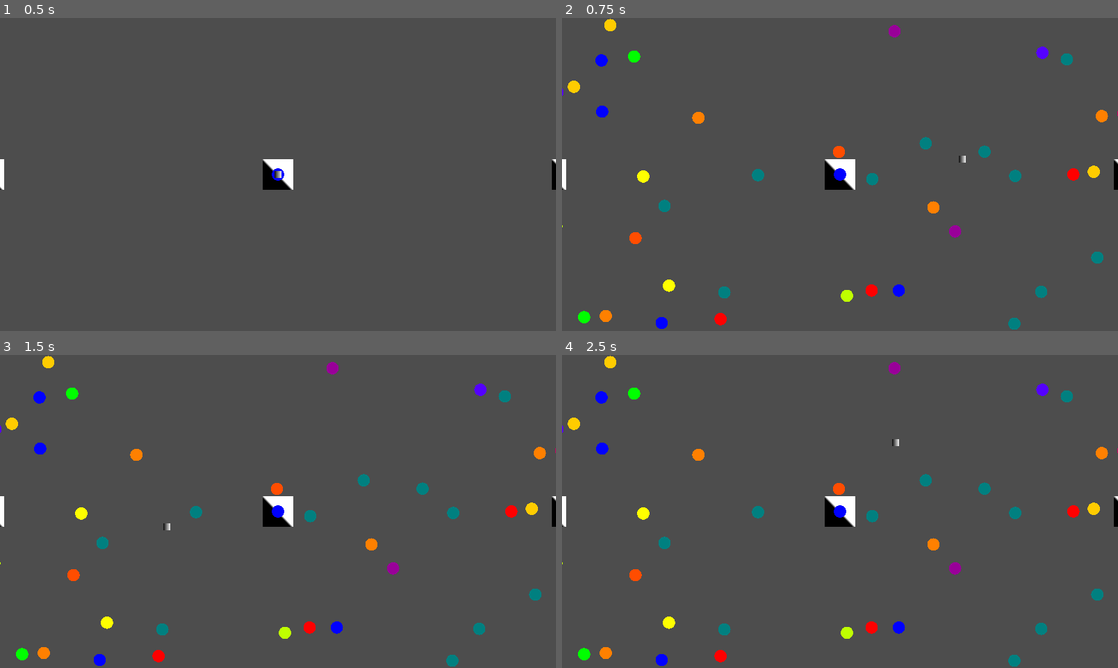
Above: before the commit, frames 1-4 (two rows, left to right).
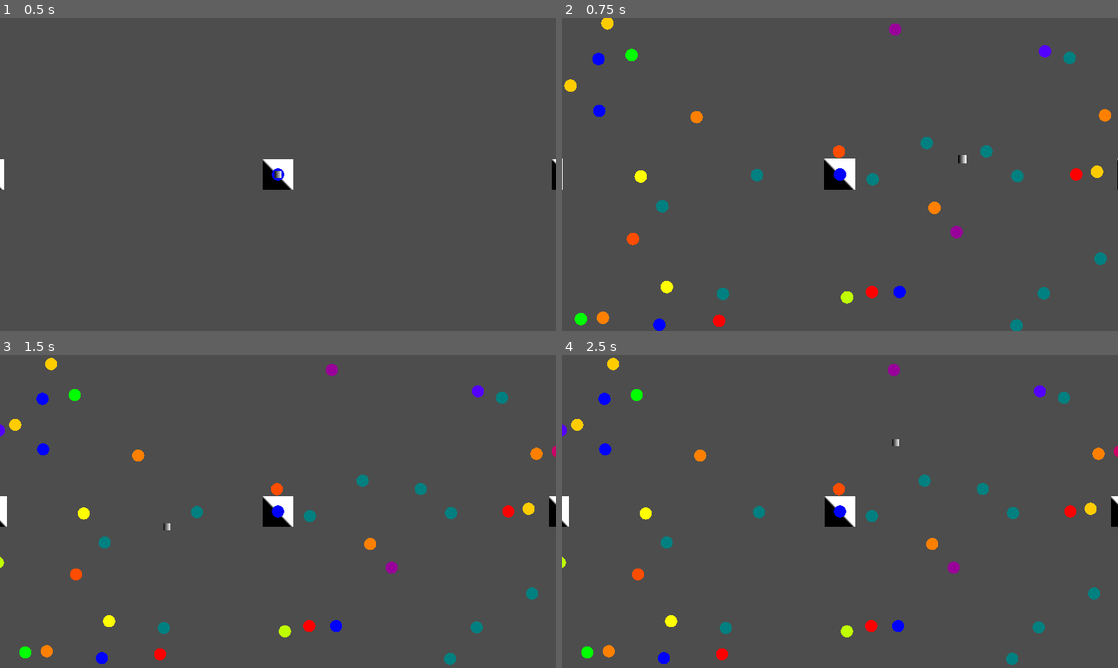
Above: after the commit, the same moments.

Repository: everett-ripley/Colour-Cascade-Game
Game: Godot game, scene res://Scenes/game_scene.tscn
The game is run twice, just before and just after one commit, with the same random seed, the same clock (stepped at 60 frames per second) and the same inputs. The project has no main scene, so this scene is started directly.
Inputs (mouse positions are in pixels of both pictures, inside the frame that each line leads up to):
- Up to frame 1 (0.5 s): no input
- Up to frame 2 (0.75 s): tap Enter at 0.5 s; move the mouse to (962, 158) at 0.52 s; tap Mouse wheel up (ZoomIn) at 0.6 s
- Up to frame 3 (1.5 s): tap Mouse wheel down (ZoomOut) at 0.8, 1.35 s; tap Space at 1.25 s; move the mouse to (166, 527) at 1.27 s
- Up to frame 4 (2.5 s): tap Mouse wheel up (ZoomIn) at 1.55 s; tap Enter at 2 s; move the mouse to (895, 442) at 2.02 s; click (895, 442) at 2.1 s; tap Mouse wheel down (ZoomOut) at 2.3 s

Frame 1 is identical in both runs. In frame 2, 1.4% of the frame differs, in the area x 0-100%, y 0-100%; in frame 3, 1.4%; in frame 4, 1.4%.

Commit message:
Camera zoom

Diff:
--- a/Scenes/camera.gd
+++ b/Scenes/camera.gd
@@ -4,10 +4,20 @@
 @export var initial_speed : float = 50.0
 @export var max_speed : float = 250.0
 @export var acceleration : float = 15.0
+@export var zoom_rate : float = 0.25
+@export var max_zoom : float = 2.0
+@export var min_zoom : float = 0.5
+@onready var collision_shape := $MouseDetector/CollisionShape2D
 
 var speed : float = initial_speed
 var mouse_at_edge: bool = false
+var initial_height : float
+var initial_radius : float
 
+
+func _ready():
+	initial_height = collision_shape.shape.height
+	initial_radius = collision_shape.shape.radius
 
 
 func _on_mouse_detector_area_entered(area):
@@ -26,3 +36,19 @@
 			speed += acceleration * delta
 			if speed > max_speed:
 				speed = max_speed
+
+	zoom_camera(delta)
+
+func zoom_camera(delta:float):
+	var zoom_dir : int = 0
+	if Input.is_action_just_released("ZoomIn"):
+		zoom_dir = 1
+	elif Input.is_action_just_released("ZoomOut"):
+		zoom_dir = -1
+	else:
+		return
+	zoom.x += zoom_rate * zoom_dir * delta
+	zoom.x = clamp(zoom.x, min_zoom, max_zoom)
+	zoom.y = zoom.x
+	collision_shape.shape.height = initial_height * (1/zoom.x)
+	collision_shape.shape.radius = initial_radius * (1/zoom.x)
--- a/Scenes/game_scene.tscn
+++ b/Scenes/game_scene.tscn
@@ -16,10 +16,10 @@
 camera = NodePath("../Camera2D")
 
 [node name="Camera2D" type="Camera2D" parent="." node_paths=PackedStringArray("mouse")]
-position_smoothing_enabled = true
 script = ExtResource("3_1kxcd")
 mouse = NodePath("../Mouse")
 acceleration = 25.0
+zoom_rate = 0.75
 
 [node name="MouseDetector" type="Area2D" parent="Camera2D"]
 collision_layer = 4
--- a/Scenes/mouse.gd
+++ b/Scenes/mouse.gd
@@ -11,7 +11,7 @@
 
 
 func _process(delta):
-	global_position = viewport.get_mouse_position() + (camera.global_position - window_size/2)
+	global_position = (viewport.get_mouse_position() / camera.zoom.x + (camera.global_position - window_size/(2* camera.zoom.x)))
 
 
 func collision(enable:bool):
--- a/Scenes/mouse.tscn
+++ b/Scenes/mouse.tscn
@@ -10,8 +10,8 @@
 [sub_resource type="CircleShape2D" id="CircleShape2D_wr1mv"]
 
 [node name="Mouse" type="Area2D" groups=["Mouse"]]
-collision_layer = 6
-collision_mask = 6
+collision_layer = 2
+collision_mask = 2
 script = ExtResource("1_im5ue")
 
 [node name="Sprite2D" type="Sprite2D" parent="."]
@@ -21,3 +21,10 @@
 
 [node name="CollisionShape2D" type="CollisionShape2D" parent="."]
 shape = SubResource("CircleShape2D_wr1mv")
+
+[node name="ScreenTracker" type="Area2D" parent="."]
+collision_layer = 4
+collision_mask = 4
+
+[node name="CollisionShape2D" type="CollisionShape2D" parent="ScreenTracker"]
+shape = SubResource("CircleShape2D_wr1mv")
